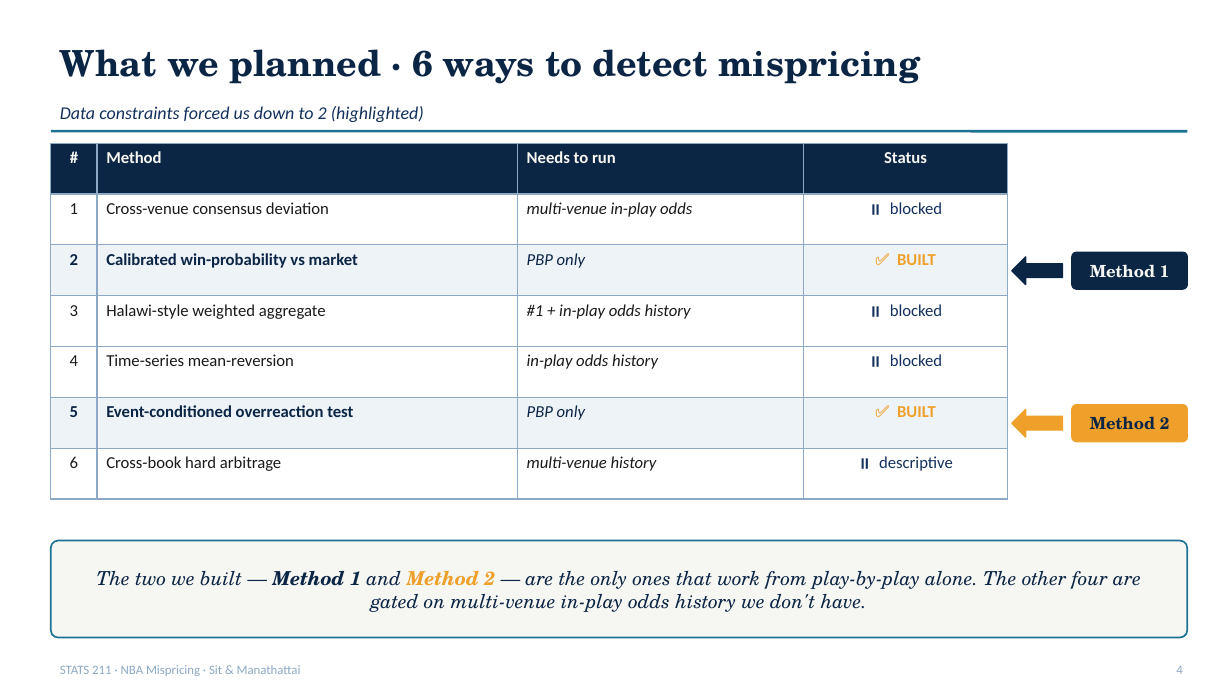
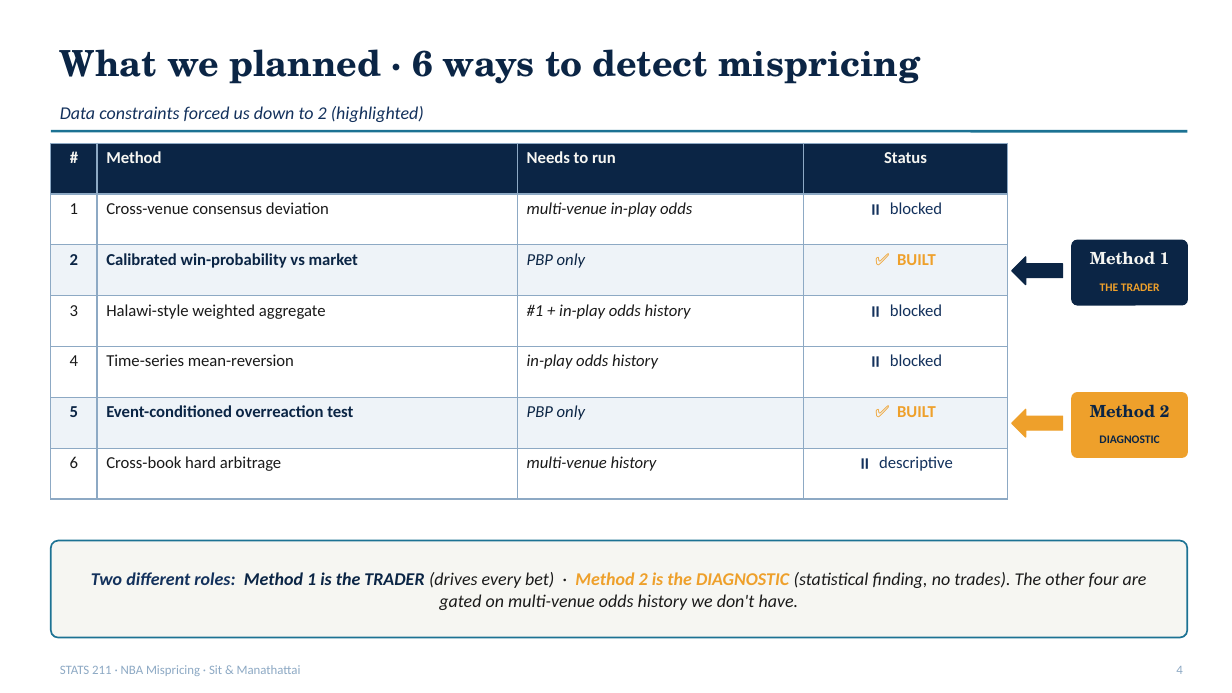
Before and after one commit to ivan-sit/live-nba-market-mispricing-detection, a slide deck: slide 4 of slides/final_deck.pptx. Drawn at 1232x693 pixels with LibreOffice and Linux fonts; fonts in the diff are those of the drawing. Boxes give left, top, right and bottom in pixels: in the first picture for what was removed or moved away, otherwise in the second. Text is boxed around its words. In the diff, an @@ line names an element or a change of style, - is before the commit and + after.

```diff
--- a/slides/final_deck.pptx
+++ b/slides/final_deck.pptx
@@ text "Method 1": place and size @@
-text "Method 1" at box(1090, 264, 1170, 278)
+text "Method 1" at box(1090, 251, 1170, 265)
@@ rounded rectangle: place and size @@
-rounded rectangle at box(1072, 252, 1188, 289)
+rounded rectangle at box(1072, 240, 1188, 305)
@@ rounded rectangle at box(1072, 240, 1188, 305): proportions changed @@
@@ text added at box(1100, 283, 1160, 291), 9 pt, text #EEA02B, bold @@
+THE TRADER
@@ text "Method 2": place and size @@
-text "Method 2" at box(1090, 416, 1170, 430)
+text "Method 2" at box(1090, 404, 1170, 418)
@@ rounded rectangle at box(1072, 393, 1188, 457): proportions changed @@
@@ rounded rectangle: place and size @@
-rounded rectangle at box(1072, 405, 1188, 442)
+rounded rectangle at box(1072, 393, 1188, 457)
@@ text added at box(1099, 435, 1159, 443), 9 pt, text #0B2545, bold @@
+DIAGNOSTIC
@@ text at box(91, 572, 1147, 610): text changed; size 15 to 14 pt; font TeX Gyre Schola to Calibri; text colour #0B2545 to #1A1A1A @@
-The two we built — Method 1 and Method 2 — are the only ones that work from play-by-play alone. The other four are gated on multi-venue in-play odds history we don't have.
+Two different roles: Method 1 is the TRADER (drives every bet) · Method 2 is the DIAGNOSTIC (statistical finding, no trades). The other four are gated on multi-venue odds history we don't have.
```
Also in this commit, not shown: 1 other slide changed, 2 other files.
